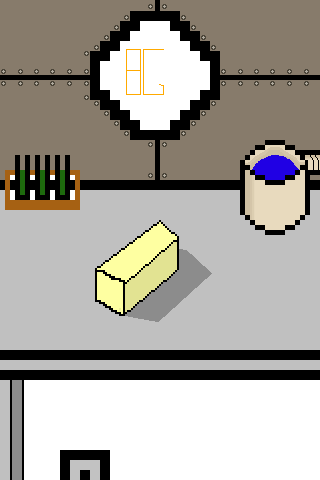
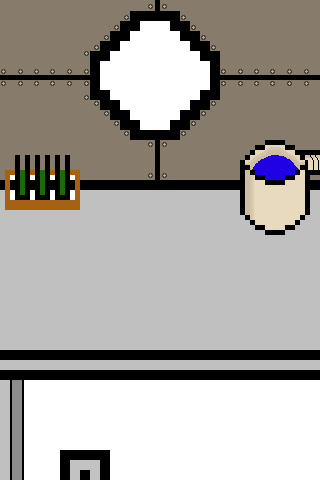
The second w=320, h=480 image is a revision of the first. Changes to its layers:
painted on "Butter" over [95, 220, 212, 322]
painted on "Background" over [126, 49, 164, 95]
